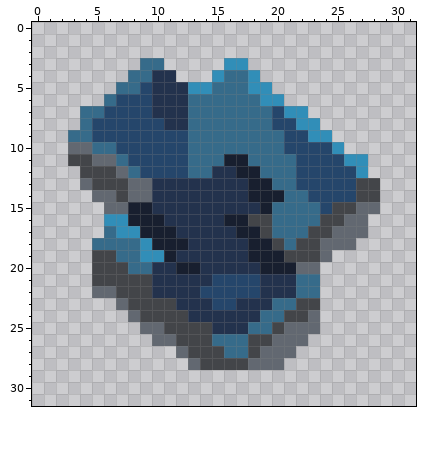
Two states of a pixel-art sprite, sprites/items/raw-cobalt.png. The picture above is the old version.
The file is 32x32 pixels.
New version:
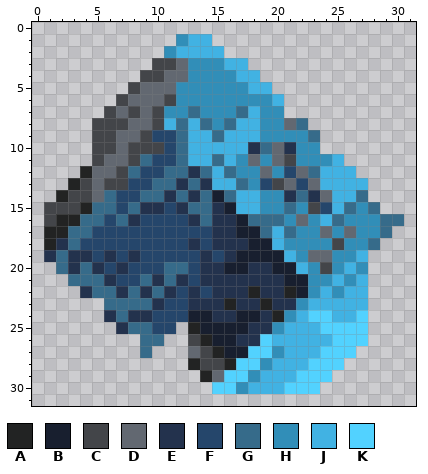
Palette (. is transparent): A #222323  B #181f2f  C #434549  D #626871  E #23324d  F #25466b  G #366b8a  H #318eb8  J #41b2e3  K #52d2ff
What changed:
Changed rows in their new state; - is an unchanged pixel.
first column x 1:
 1 -----------HJJ----------------
 2 ----------HJJJJ---------------
 3 --------.CCDHHHJJ-------------
 4 -------.CCDDHH-HJJ------------
 5 ------.CDDDH--HHHJJ-----------
 6 -----.CDDDCHHHHHHH-J----------
 7 ---..CDCDCHH-HHH-JHH..--------
 8 ---.CCCDDCJGJ-H-JJHHDG.-------
 9 --..CCDDC--GJJ-JJJHHHHG.------
10 --..CCDCCC-GJJJJJE-DEHH..-----
11 --..C-DCG--GJJ-JHDHDCHHHJ..---
12 ---ADDC---GGE-JGHHDHFDGJJJ.---
13 --ACD--FFGG-G-JJGHFCD-DJJJJ.--
14 -ACC-GFFGG-G-GBGJJHHE-EDJJG.--
15 CCCAGGFGE-F-GG-BJJHH-HC-JGHG--
16 CAAGGFGEFFFF-G-E-GG-HDHJGHHHGG
17 AAGGFFFFFFFFFF----GJ-HHDH-HHG-
18 AEGFFFFFFFFF-F-----JHHHHCHHG--
19 EGEEFEFEFFFFF-F-B---JHD-HHJ---
20 -GEGEFEFFFGGF--BB-E--JHCHJH---
21 --GGGEFFG-G-F-EEEE--BBHHJHJ---
22 ---EGGEGEG-F--EEEA--ABHJHJJ---
23 -----GGGGEFF--EA--AEEHJJJJJ---
24 -----EGEEFFFBB--BBEAHJKKJJK---
25 ------EGGFF.ABBBBEEHJJJKKKK---
26 --------GG..-ABBEEKJJJJJKKK---
27 --------G--.D-ABBKKHJJJKKK----
28 ------------A--AKKHJJJKKK-----
29 -------------ADKKHJJJKKK------
30 --------------KKHJJJKKK-------
Pixel boxes of the changes (left, top, right, bottom) in both pictures:
changed: (44, 34, 404, 394)
